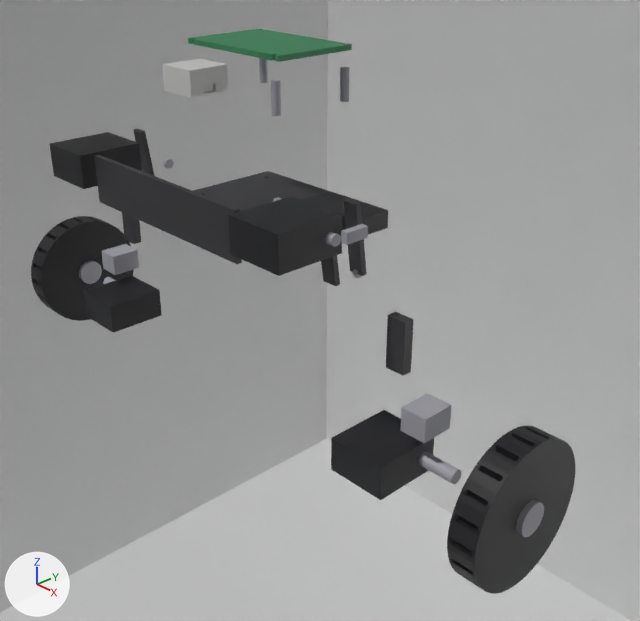
Renders of the Blender file blender-project/renders/model_dual_wheel_legged_robot_precise.blend from each side of a commit.
The view is the same before and after, from a camera (50 mm lens) standing at (0.388, -0.325, 0.291) and looking at (0.041, 0.0, 0.062). The axes (+X, +Y, +Z) are drawn at lower left. The lights are the same throughout. The older version comes first.

The older version as bpy lines, for what is in view:
```python
ob_dwlrp_l_kneeknuckle = bpy.data.objects.new('DWLRP_L_KneeKnuckle', me_dwlrp_l_kneeknuckle_mesh)
ob_dwlrp_l_kneeknuckle.parent = ob_dwlrp_l_upperplatefront
ob_dwlrp_l_kneeknuckle.location = (0.0, 0.0, -0.04)
ob_dwlrp_l_kneeknuckle.rotation_euler = (-0.14, 0.0, 0.0)  # degrees (-8, 0, 0)
ob_dwlrp_l_upperplateback = bpy.data.objects.new('DWLRP_L_UpperPlateBack', me_dwlrp_l_upperplateback_mesh)
ob_dwlrp_l_upperplateback.parent = ob_dwlrp_baseplate
ob_dwlrp_l_upperplateback.location = (-0.095, -0.0475, 0.03)
ob_dwlrp_l_upperplateback.rotation_euler = (0.14, 0.0, 0.0)  # degrees (8, 0, 0)
ob_dwlrp_l_upperplatefront = bpy.data.objects.new('DWLRP_L_UpperPlateFront', me_dwlrp_l_upperplatefront_mesh)
ob_dwlrp_l_upperplatefront.parent = ob_dwlrp_baseplate
ob_dwlrp_l_upperplatefront.location = (-0.095, -0.0285, 0.03)
ob_dwlrp_l_upperplatefront.rotation_euler = (0.14, 0.0, 0.0)  # degrees (8, 0, 0)
ob_dwlrp_r_kneeknuckle = bpy.data.objects.new('DWLRP_R_KneeKnuckle', me_dwlrp_r_kneeknuckle_mesh)
ob_dwlrp_r_kneeknuckle.parent = ob_dwlrp_r_upperplatefront
ob_dwlrp_r_kneeknuckle.location = (0.0, 0.0, -0.04)
ob_dwlrp_r_kneeknuckle.rotation_euler = (-0.14, 0.0, 0.0)  # degrees (-8, 0, 0)
ob_dwlrp_r_upperplateback = bpy.data.objects.new('DWLRP_R_UpperPlateBack', me_dwlrp_r_upperplateback_mesh)
ob_dwlrp_r_upperplateback.parent = ob_dwlrp_baseplate
ob_dwlrp_r_upperplateback.location = (0.095, -0.0475, 0.03)
ob_dwlrp_r_upperplateback.rotation_euler = (0.14, 0.0, 0.0)  # degrees (8, 0, 0)
ob_dwlrp_r_upperplatefront = bpy.data.objects.new('DWLRP_R_UpperPlateFront', me_dwlrp_r_upperplatefront_mesh)
ob_dwlrp_r_upperplatefront.parent = ob_dwlrp_baseplate
ob_dwlrp_r_upperplatefront.location = (0.095, -0.0285, 0.03)
ob_dwlrp_r_upperplatefront.rotation_euler = (0.14, 0.0, 0.0)  # degrees (8, 0, 0)
ob_dwlrp_r_wheelhub = bpy.data.objects.new('DWLRP_R_WheelHub', me_dwlrp_r_wheelhub_mesh)
ob_dwlrp_r_wheelhub.parent = ob_dwlrp_r_wheelservo_body
ob_dwlrp_r_wheelhub.location = (0.057, 0.0, 0.0)
ob_dwlrp_r_wheelhub.rotation_euler = (0.0, 1.571, 0.0)  # degrees (0, 90, 0)
# also in view: 'DWLRP_L_WheelHub' at (-0.202, -0.023, 0.02); 'DWLRP_RearExtension' at (0.0, -0.076, 0.135); 'DWLRP_L_AnkleBlock' at (-0.145, -0.023, 0.045); 'DWLRP_ATOM_S3' at (0.0, -0.05, 0.199); 'Cube' at (0.0, 0.0, 0.0)
```
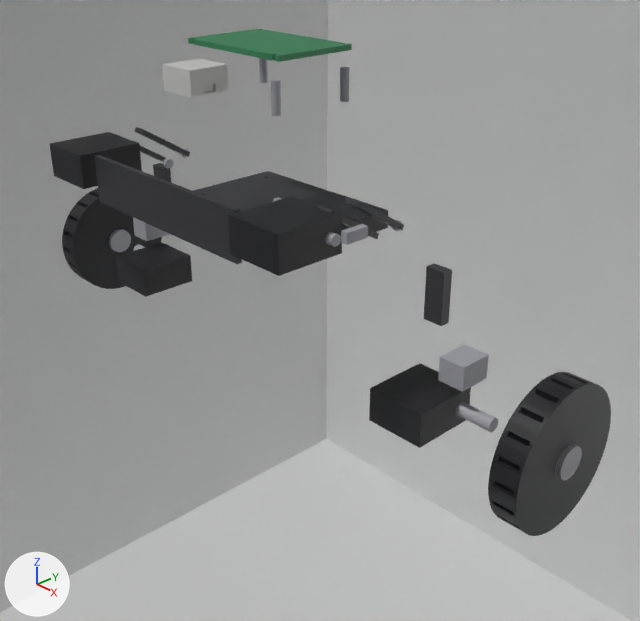
Pixel boxes [x1, y1, x2, y2] of what changed, in the pictures (640 x 621 px):
```json
{"object": "DWLRP_R_WheelHub", "change": "turned", "before": [447, 425, 575, 594], "after": [488, 372, 611, 536]}
{"object": "DWLRP_R_WheelServo_Body", "change": "turned", "before": [331, 410, 434, 500], "after": [369, 363, 471, 448]}
{"object": "DWLRP_L_WheelHub", "change": "turned", "before": [31, 216, 134, 321], "after": [62, 188, 162, 289]}
{"object": "DWLRP_L_WheelServo_Body", "change": "turned", "before": [83, 275, 162, 333], "after": [116, 243, 192, 297]}
{"object": "DWLRP_R_AnkleBlock", "change": "turned", "before": [400, 393, 452, 443], "after": [438, 344, 489, 392]}
{"object": "DWLRP_R_LowerPlate", "change": "turned", "before": [386, 312, 414, 376], "after": [424, 263, 452, 326]}
{"object": "DWLRP_R_WheelHub_Hub", "change": "turned", "before": [516, 500, 544, 537], "after": [555, 444, 582, 481]}
{"object": "DWLRP_R_AxleStub", "change": "turned", "before": [418, 452, 461, 484], "after": [455, 402, 498, 432]}
{"object": "DWLRP_R_UpperPlateFront", "change": "turned", "before": [343, 198, 367, 276], "after": [344, 197, 404, 230]}
{"object": "DWLRP_L_AnkleBlock", "change": "turned", "before": [101, 244, 139, 275], "after": [133, 217, 170, 241]}
{"object": "DWLRP_L_WheelHub_Hub", "change": "turned", "before": [79, 260, 102, 284], "after": [109, 229, 131, 252]}
{"object": "DWLRP_L_UpperPlateFront", "change": "turned", "before": [133, 129, 154, 176], "after": [135, 127, 190, 157]}
{"object": "DWLRP_L_LowerPlate", "change": "turned", "before": [122, 212, 141, 244], "after": [153, 163, 171, 182]}
{"object": "DWLRP_R_UpperPlateBack", "change": "turned", "before": [318, 207, 340, 286], "after": [318, 205, 379, 239]}
{"object": "DWLRP_L_UpperPlateBack", "change": "turned", "before": [109, 134, 119, 137], "after": [109, 132, 166, 162]}
{"object": "DWLRP_L_AxleStub", "change": "turned", "before": [103, 277, 116, 284], "after": [133, 245, 145, 251]}
{"object": "DWLRP_R_KneeKnuckle", "change": "turned", "before": [353, 269, 362, 278], "after": [391, 220, 402, 231]}
{"object": "DWLRP_L_KneeKnuckle", "change": "turned", "after": [181, 149, 190, 158], "on screen": "not visible before"}
```

The change, as JSON lines over the scene's bpy script:
```json
{"op": "set", "path": "ob_dwlrp_r_upperplatefront.rotation_euler", "old": "(0.14, 0.0, 0.0)", "new": "(1.012, 0.0, 0.0)", "note": "degrees (8, 0, 0) -> degrees (58, 0, 0)"}
{"op": "set", "path": "ob_dwlrp_r_upperplateback.rotation_euler", "old": "(0.14, 0.0, 0.0)", "new": "(1.012, 0.0, 0.0)", "note": "degrees (8, 0, 0) -> degrees (58, 0, 0)"}
{"op": "set", "path": "ob_dwlrp_r_kneeknuckle.rotation_euler", "old": "(-0.14, 0.0, 0.0)", "new": "(-1.012, 0.0, 0.0)", "note": "degrees (-8, 0, 0) -> degrees (-58, 0, 0)"}
{"op": "set", "path": "ob_dwlrp_l_upperplatefront.rotation_euler", "old": "(0.14, 0.0, 0.0)", "new": "(1.012, 0.0, 0.0)", "note": "degrees (8, 0, 0) -> degrees (58, 0, 0)"}
{"op": "set", "path": "ob_dwlrp_l_upperplateback.rotation_euler", "old": "(0.14, 0.0, 0.0)", "new": "(1.012, 0.0, 0.0)", "note": "degrees (8, 0, 0) -> degrees (58, 0, 0)"}
{"op": "set", "path": "ob_dwlrp_l_kneeknuckle.rotation_euler", "old": "(-0.14, 0.0, 0.0)", "new": "(-1.012, 0.0, 0.0)", "note": "degrees (-8, 0, 0) -> degrees (-58, 0, 0)"}
```
